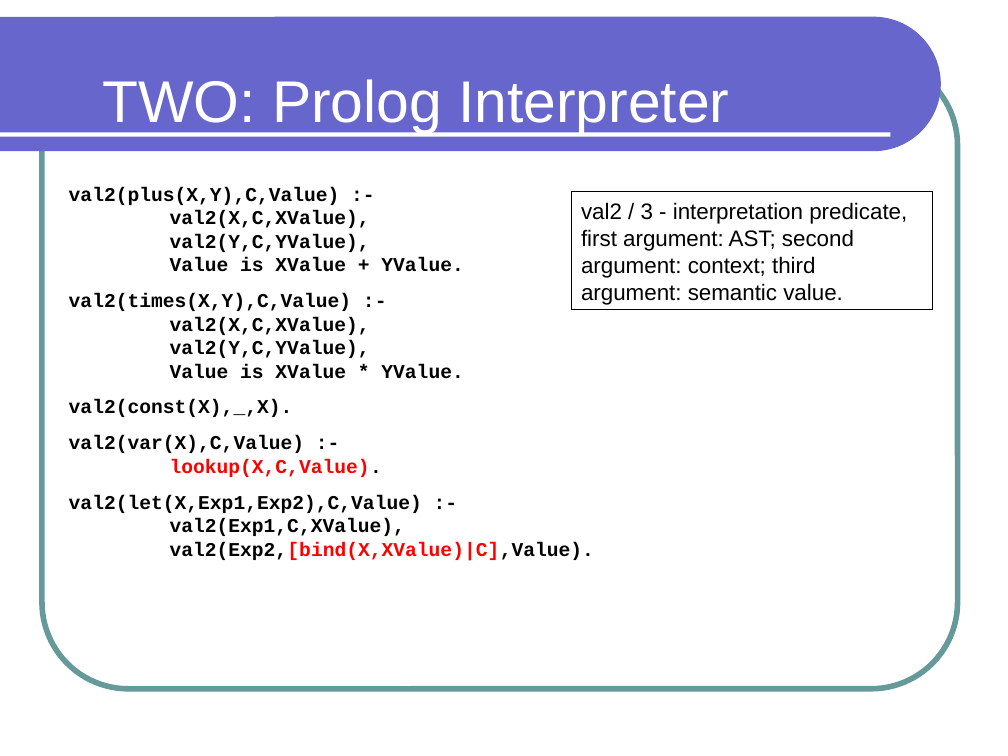
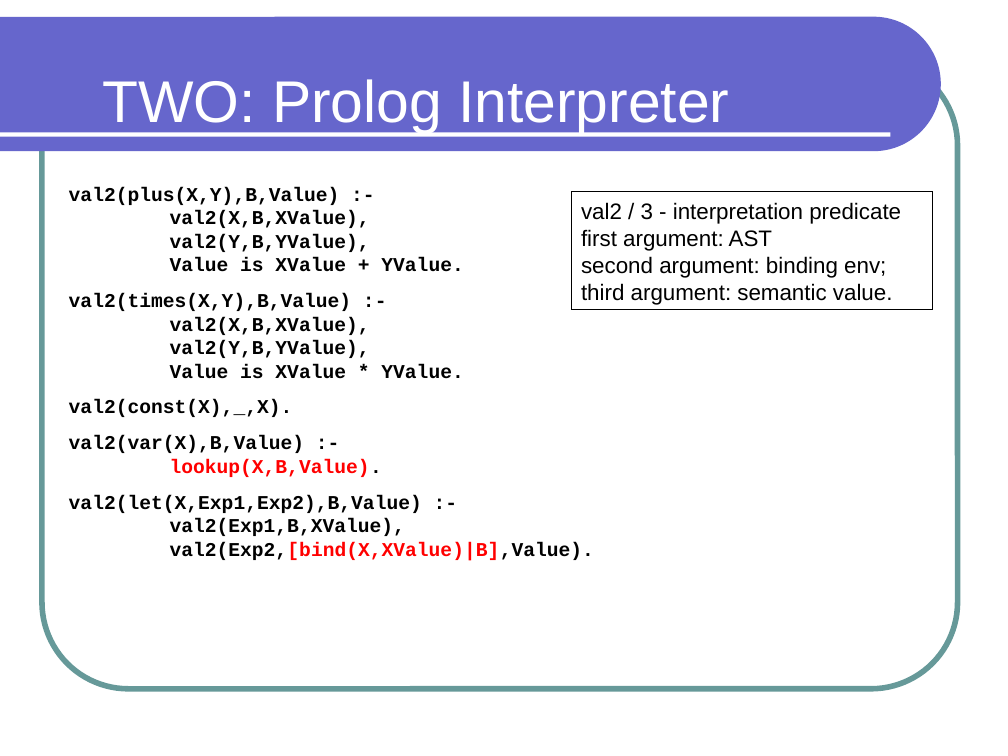
Before and after one commit to lutzhamel/CSC301, a slide deck: slide 6 of notes/csc301-ln025.ppt. Drawn at 1008x756 pixels with LibreOffice and Linux fonts; fonts in the diff are those of the drawing. Boxes give left, top, right and bottom in pixels: in the first picture for what was removed or moved away, otherwise in the second. Text is boxed around its words. In the diff, an @@ line names an element or a change of style, - is before the commit and + after.

```diff
--- a/notes/csc301-ln025.ppt
+++ b/notes/csc301-ln025.ppt
@@ text at [69,187,463,379]: text changed @@
-val2(plus(X,Y),C,Value) :-
-val2(X,C,XValue),
-val2(Y,C,YValue),
-Value is XValue + YValue.
-val2(times(X,Y),C,Value) :-
-val2(X,C,XValue),
-val2(Y,C,YValue),
-Value is XValue * YValue.
+val2(plus(X,Y),B,Value) :-
+val2(X,B,XValue),
+val2(Y,B,YValue),
+Value is XValue + YValue.
+val2(times(X,Y),B,Value) :-
+val2(X,B,XValue),
+val2(Y,B,YValue),
+Value is XValue * YValue.
@@ text in rectangle at [581,202,901,305]: text changed @@
-val2 / 3 - interpretation predicate,
-first argument: AST; second argument: context; third argument: semantic value.
+val2 / 3 - interpretation predicate
+first argument: AST
+second argument: binding env;
+third argument: semantic value.
@@ text at [69,435,594,561]: text changed @@
-val2(var(X),C,Value) :-
-lookup(X,C,Value).
-val2(let(X,Exp1,Exp2),C,Value) :-
-val2(Exp1,C,XValue),
-val2(Exp2,[bind(X,XValue)|C],Value).
+val2(var(X),B,Value) :-
+lookup(X,B,Value).
+val2(let(X,Exp1,Exp2),B,Value) :-
+val2(Exp1,B,XValue),
+val2(Exp2,[bind(X,XValue)|B],Value).
```
Also in this commit, not shown: 3 other slides changed, 4 other files.
